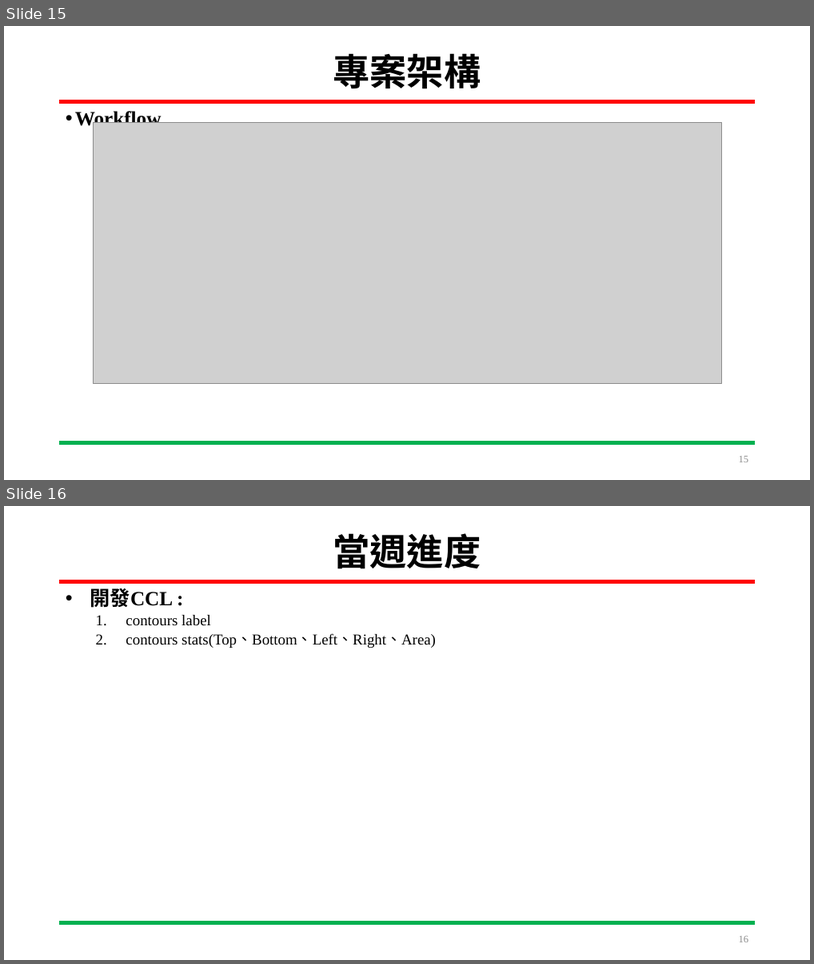
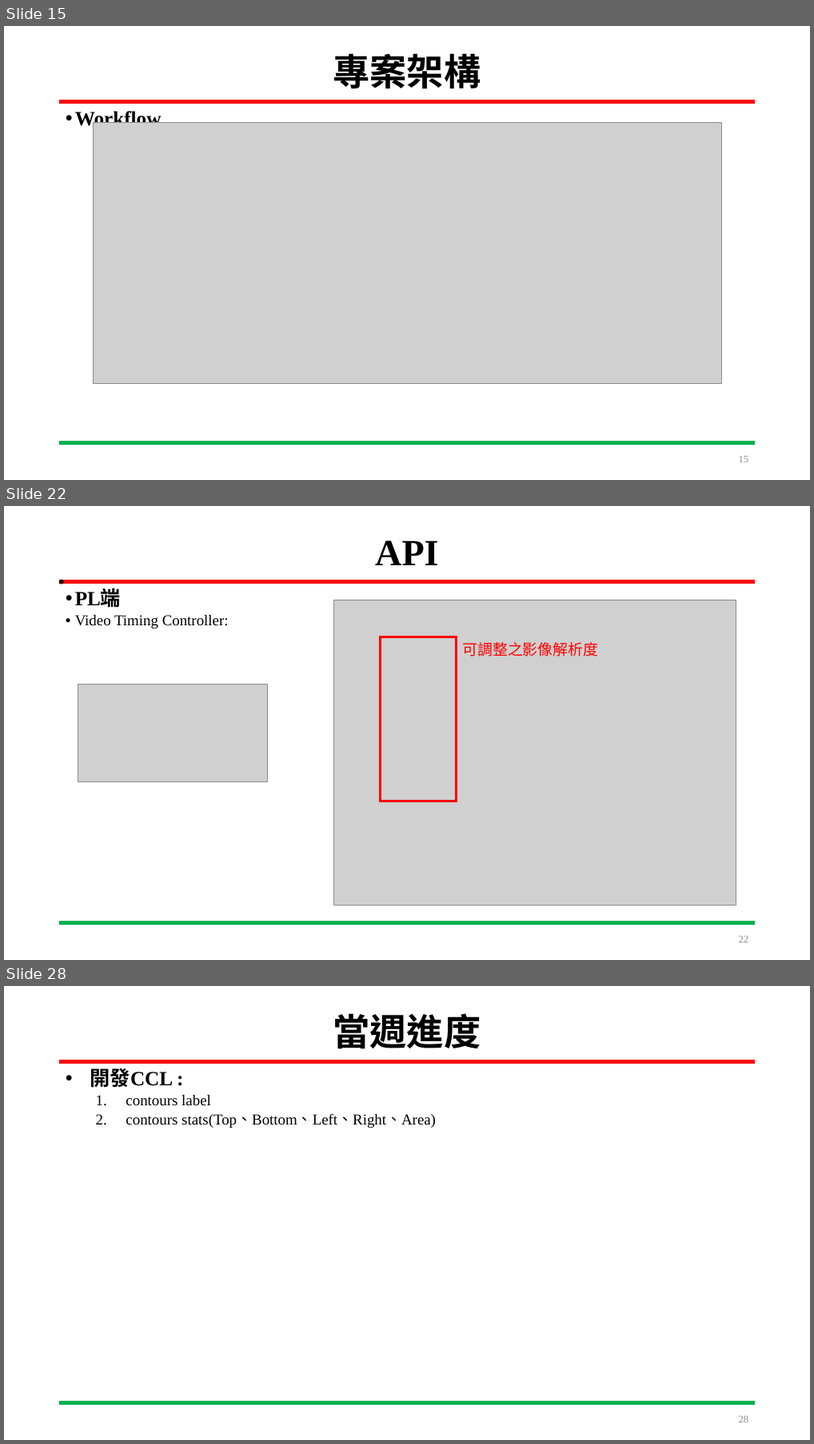
Before and after one commit to HOURFA/SoC_course, a slide deck: final_project/N03-DevelopmentLog/SoC_Final_project.pptx. Shown one above the other, each under a label of ours: slides 15 and 16 before the commit, slides 15, 22 and 28 after it; the slides between them are not shown. The pictures are 814x964 and 814x1444 pixels, drawn with LibreOffice and Linux fonts; fonts in the diff are those of the drawing; grey boxes stand for pictures. Boxes give left, top, right and bottom in pixels: in the first picture for what was removed or moved away, otherwise in the second. Text is boxed around its words. In the diff, an @@ line names an element or a change of style, - is before the commit and + after.

```diff
--- a/final_project/N03-DevelopmentLog/SoC_Final_project.pptx
+++ b/final_project/N03-DevelopmentLog/SoC_Final_project.pptx
@@ slide 22 added at <box>4,506,810,960</box>, background #FFFFFF; not listed: 2 template elements that a slide beside it also shows @@
@@ title added at <box>375,540,439,565</box>, 44 pt, text #000000, bold @@
+API
@@ donut added at <box>60,580,63,584</box>, fill #FF0000, outline #000000 1 pt @@
@@ text added at <box>75,589,229,628</box>, 18 pt, text #000000 @@
+• PL端
+• Video Timing Controller:
@@ picture added at <box>334,600,737,904</box> @@
@@ rectangle added at <box>381,636,457,801</box>, outline #FF0000 3 pt @@
@@ text added at <box>462,642,598,656</box>, 18 pt, text #FF0000 @@
+可調整之影像解析度
@@ picture added at <box>78,684,268,782</box> @@
@@ page number added at <box>739,936,750,942</box>, 12 pt, text #8C8C8C @@
+22
@@ what was slide 16 is now slide 28 @@
@@ page number at <box>739,1416,750,1422</box>: text changed @@
-16
+28
```
Also in this commit, not shown: 7 slides changed, 12 other slides added.
